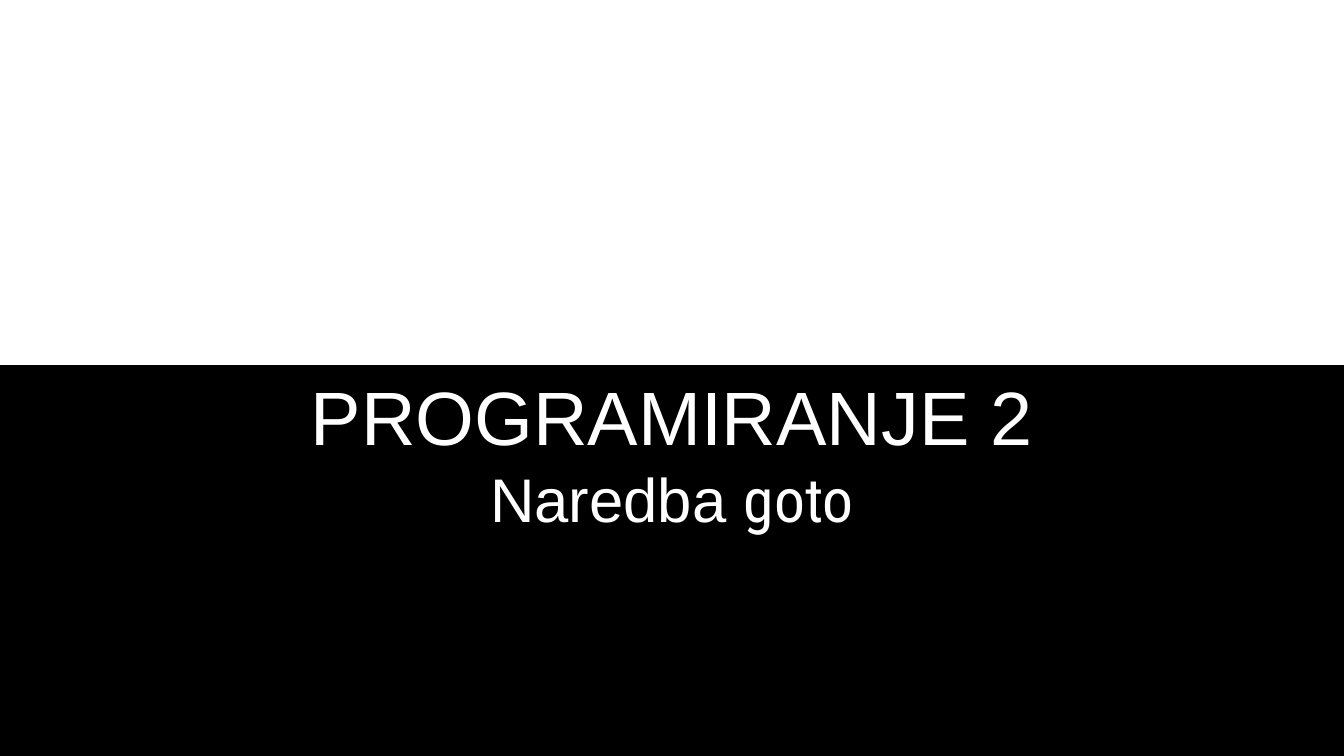
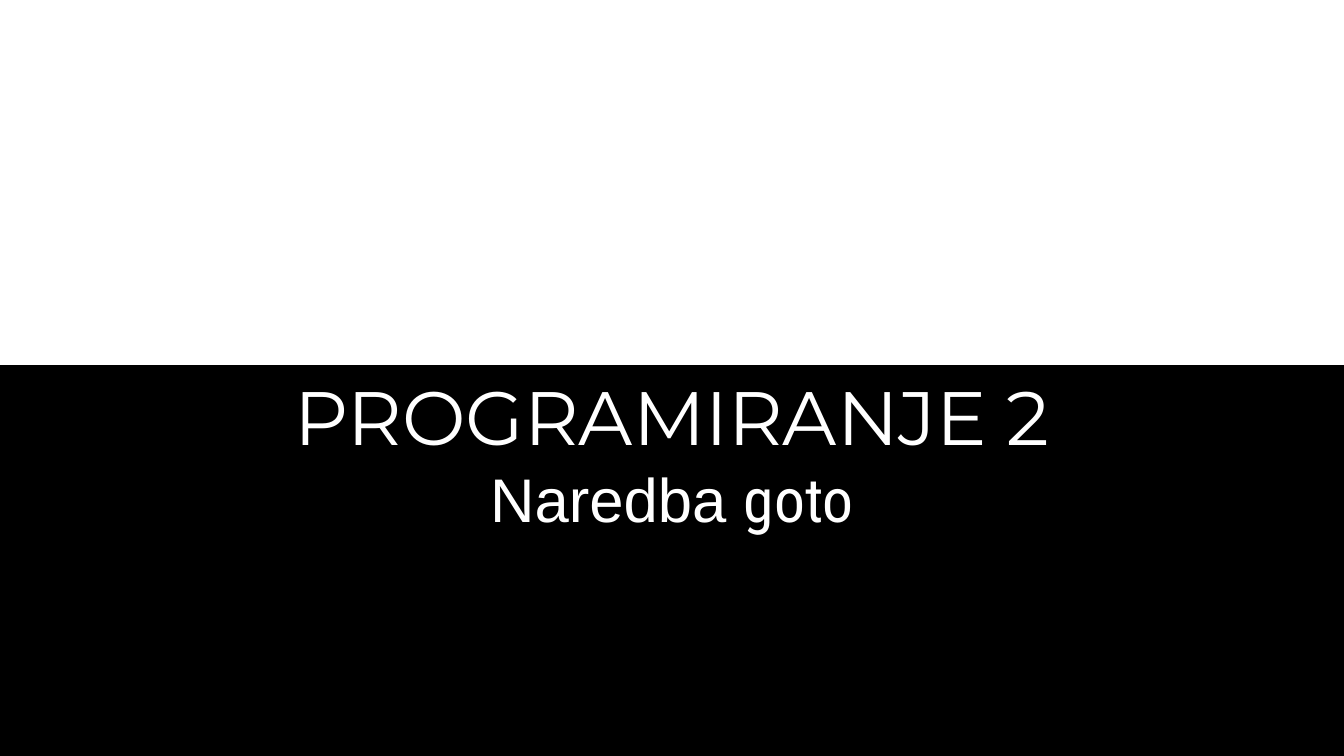
Before and after one commit to Inik04/Naredba-goto, a slide deck: slide 1 of Naredba goto.odp. Drawn at 1344x756 pixels with LibreOffice and Linux fonts; fonts in the diff are those of the drawing; background and template pictures are left out; a plain dark background stands for a picture behind light text. Boxes give left, top, right and bottom in pixels: in the first picture for what was removed or moved away, otherwise in the second. Text is boxed around its words. In the diff, an @@ line names an element or a change of style, - is before the commit and + after.

```diff
--- a/Naredba goto.odp
+++ b/Naredba goto.odp
@@ title "PROGRAMIRANJE 2 Naredba goto" at box(294, 391, 1050, 535): font Arial to Montserrat in "PROGRAMIRANJE 2" @@
```
